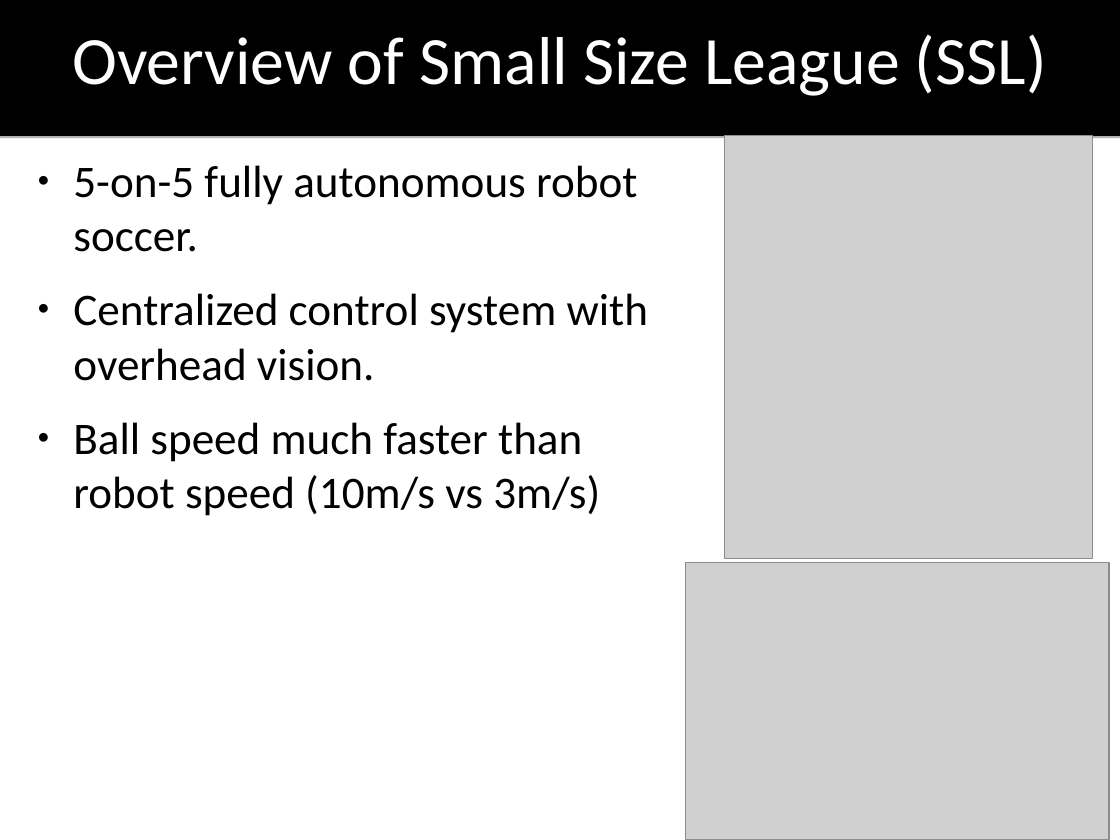
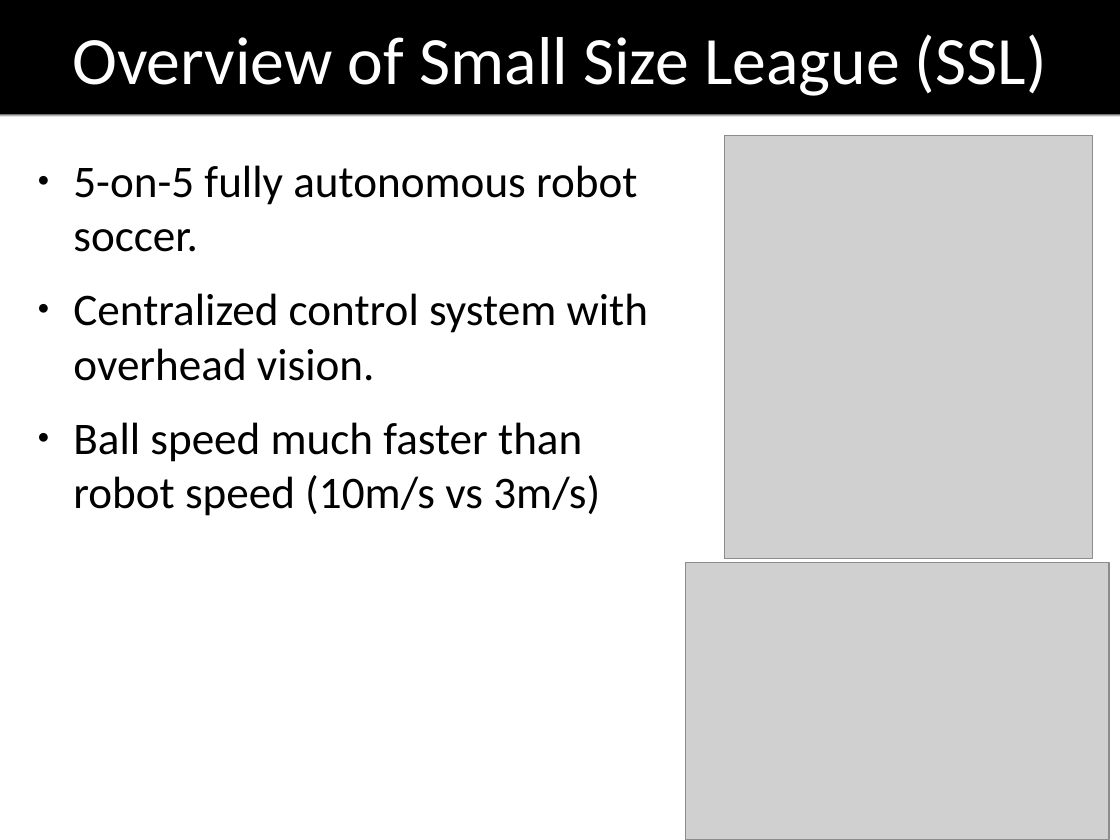
Before and after one commit to oarslan3/gt-cs-rip-projects, a slide deck: slide 2 of final/finalPresentation.odp. Drawn at 1120x840 pixels with LibreOffice and Linux fonts; fonts in the diff are those of the drawing; grey boxes stand for pictures. Boxes give left, top, right and bottom in pixels: in the first picture for what was removed or moved away, otherwise in the second. Text is boxed around its words. In the diff, an @@ line names an element or a change of style, - is before the commit and + after.

```diff
--- a/final/finalPresentation.odp
+++ b/final/finalPresentation.odp
@@ title "Overview of Small Size League ...": place and size @@
-title "Overview of Small Size League ..." at bbox=[0, 0, 1120, 136]
+title "Overview of Small Size League ..." at bbox=[0, 0, 1120, 114]
```
Also in this commit, not shown: 2 other slides changed, 1 other file.
